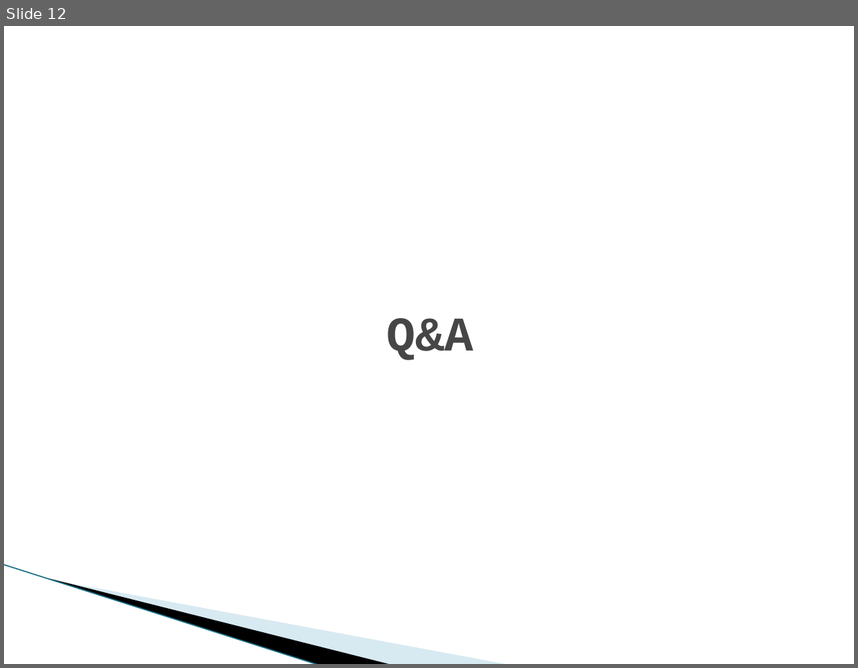
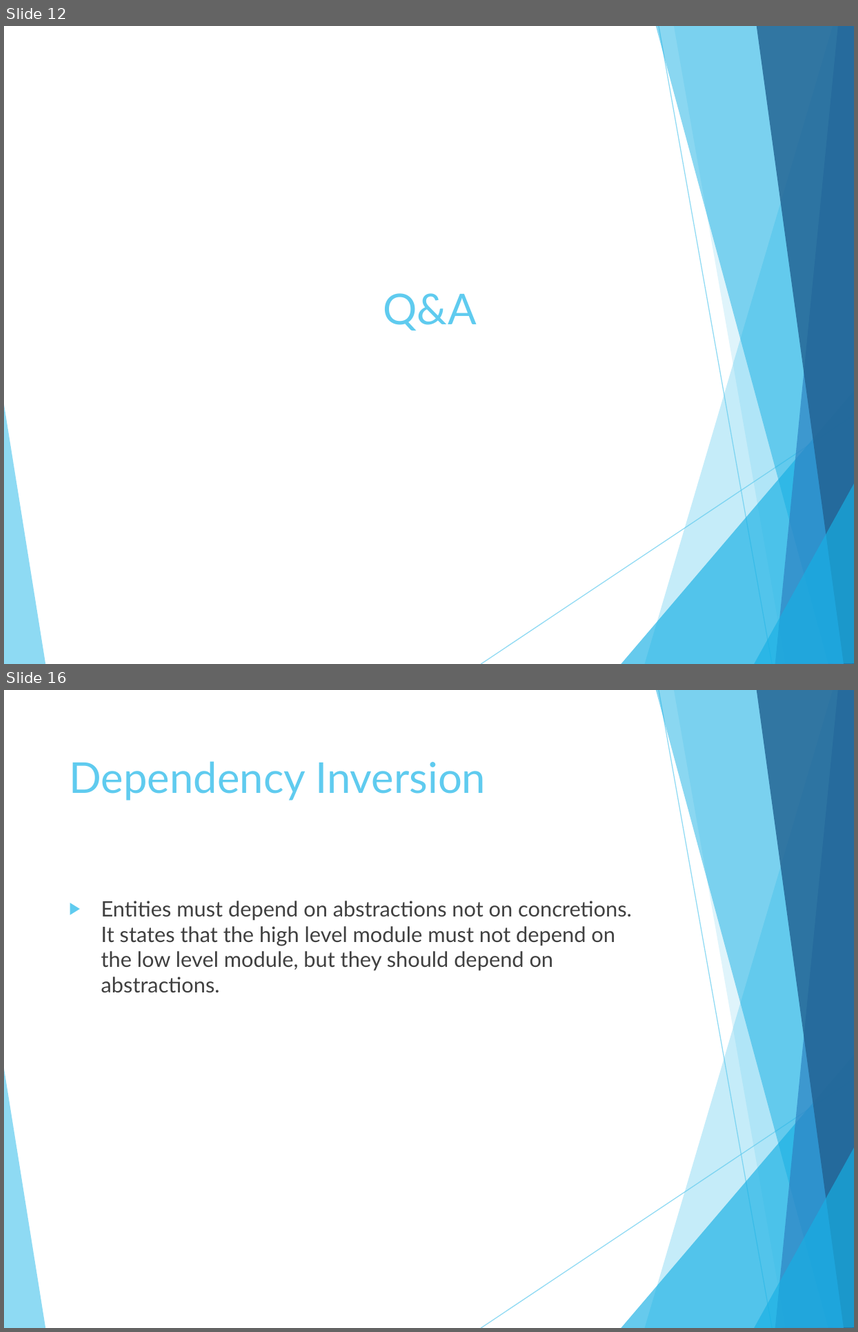
Before and after one commit to Haas360/SOLID-examples, a slide deck: SOLID principles.pptx. Shown one above the other, each under a label of ours: slide 12 before the commit, slides 12 and 16 after it; the slides between them are not shown. The pictures are 858x668 and 858x1332 pixels, drawn with LibreOffice and Linux fonts; fonts in the diff are those of the drawing; background and template pictures are left out. Boxes give left, top, right and bottom in pixels: in the first picture for what was removed or moved away, otherwise in the second. Text is boxed around its words. In the diff, an @@ line names an element or a change of style, - is before the commit and + after.

```diff
--- a/SOLID principles.pptx
+++ b/SOLID principles.pptx
@@ slide 16 added at [4, 690, 854, 1328], background #FFFFFF; not listed: 10 template elements that a slide beside it also shows @@
@@ title added at [69, 761, 486, 800], 36 pt, text #5FCBEF @@
+Dependency Inversion
@@ text added at [101, 900, 632, 993], 18 pt, text #404040 @@
+▶ Entities must depend on abstractions not on concretions. It states that the high level module must not depend on the low level module, but they should depend on abstractions.
@@ slide 12 changed as well @@
@@ title "Q&A" at [383, 293, 477, 330]: size 41 to 36 pt, font Courier New to Lato, text colour #464646 to #5FCBEF, bold off; vertical alignment middle to top @@
@@ group added at [4, 26, 854, 664]: 8 freeform shapes, 2 lines @@
@@ line removed from (4, 564) to (319, 664) @@
@@ freeform shape removed at [49, 578, 392, 664] @@
@@ freeform shape removed at [51, 579, 510, 664] @@
```
Also in this commit, not shown: 11 other slides changed, 5 other slides added, 3 other files.
